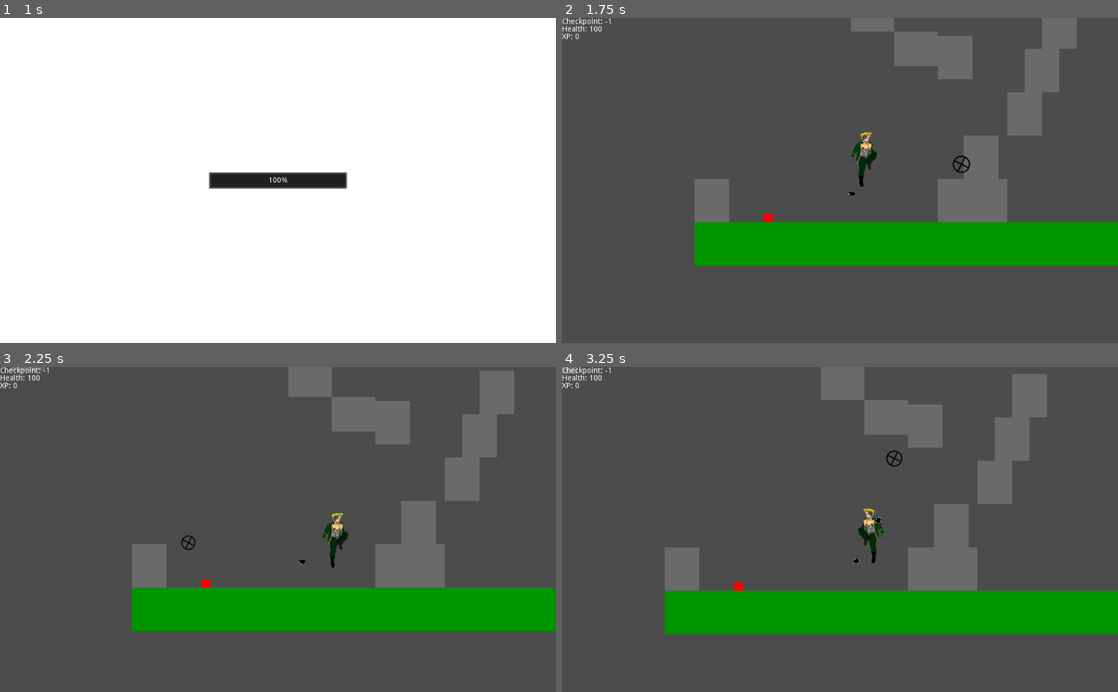
Above: before the commit, frames 1-4 (two rows, left to right).
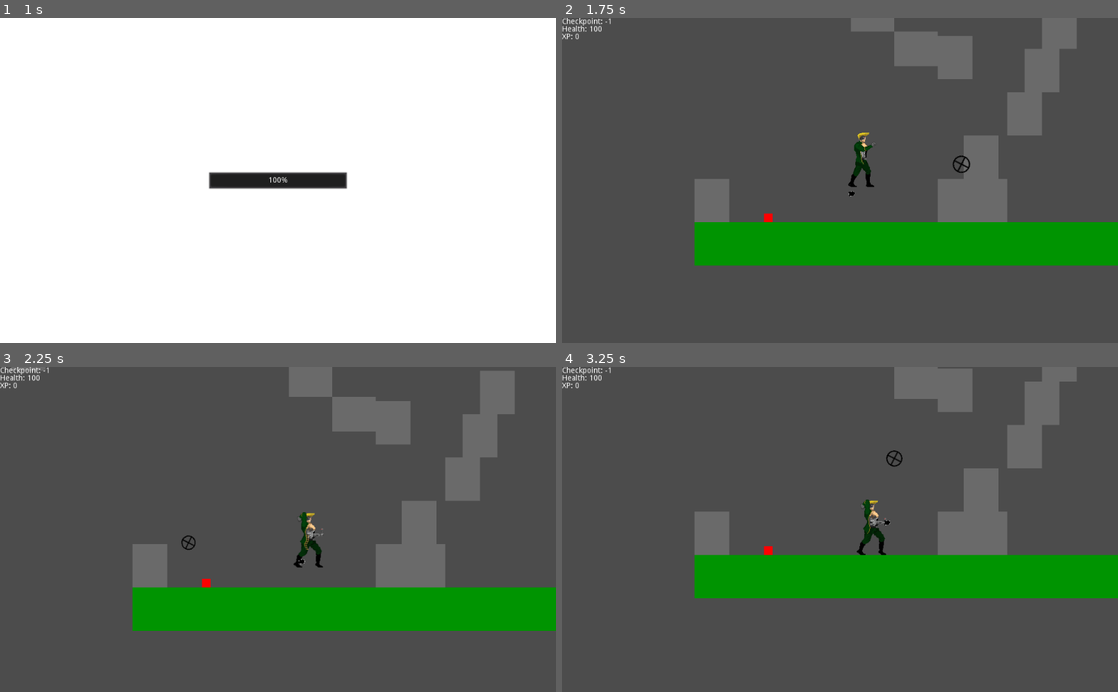
Above: after the commit, the same moments.

Repository: jfdoming/Project-B
Game: Godot game, scene res://scenes/Start.tscn
Two runs of this game, one before a commit and one after it. Both use one fixed random seed, a clock stepped at 60 frames per second and the inputs below.
Inputs (mouse positions are in pixels of both pictures, inside the frame that each line leads up to):
- Up to frame 1 (1 s): click "Start" at 0.5 s
- Up to frame 2 (1.75 s): move the mouse to (962, 164) at 1.27 s; hold Right (ui_right) from 1.28 s (still down); click (962, 164) at 1.35 s; tap Space (ui_select) at 1.52 s; tap F (fire_chest) at 1.55 s
- Up to frame 3 (2.25 s): keep holding Right (ui_right); tap Space (ui_select) at 1.82 s; move the mouse to (166, 545) at 2.02 s; tap F (fire_chest) at 2.1 s
- Up to frame 4 (3.25 s): tap Space (ui_select) at 2.27, 2.3, 2.57, 2.85 s; move the mouse to (895, 458) at 2.77 s; release Right (ui_right) at 2.78 s; hold Left (ui_left) from 2.78 s (still down); click (895, 458) at 3.05 s

Frame 1 is identical in both runs. In frame 2, 0.4% of the frame differs, in the area x 51-57%, y 35-55%; in frame 3, 0.7%; in frame 4, 27%, in the area x 0-100%, y 0-83%.

Commit message:
Add new chest firing animation (weapon does not work yet)

Diff:
--- a/Player.gd
+++ b/Player.gd
@@ -34,6 +34,7 @@
 var jumping = false
 var just_jumped = false
 var smashing = false
+var firing_chest = false
 var health = max_health
 var active_damage = 0
 var invulnerable = false
@@ -74,12 +75,15 @@
 	anim.play()
 
 func calculate_velocity(delta):
-	var right = may_move and Input.is_action_pressed('ui_right')
-	var left = may_move and Input.is_action_pressed('ui_left')
-	var jump = may_move and (Input.is_action_just_pressed('ui_select') or Input.is_action_just_pressed('ui_up'))
-	var crouch = may_move and Input.is_action_pressed('ui_down')
-	var fire = may_move and Input.is_action_just_pressed("fire")
-	var chest_fire = may_move and Input.is_action_just_pressed("fire_chest")
+	var fire_chest = may_move and Input.is_action_just_pressed("fire_chest")
+	firing_chest = firing_chest or fire_chest
+
+	var freeze = (not may_move) or firing_chest
+	var right = not freeze and Input.is_action_pressed('ui_right')
+	var left = not freeze and Input.is_action_pressed('ui_left')
+	var jump = not freeze and (Input.is_action_just_pressed('ui_select') or Input.is_action_just_pressed('ui_up'))
+	var crouch = not freeze and Input.is_action_pressed('ui_down')
+	var fire = not freeze and Input.is_action_just_pressed("fire")
 	var walking = left != right
 
 	if fire:
@@ -121,16 +125,17 @@
 		velocity.x = 0
 		velocity.y = 0
 
-	if chest_fire:
+	if fire_chest:
 		_show_anim($FireChestAnimation)
-	elif crouch:
-		_show_anim($CrouchAnimation)
-	elif jumping:
-		_show_anim($JumpAnimation)
-	elif walking:
-		_show_anim($WalkAnimation)
-	else:
-		_show_anim($StandAnimation)
+	elif not freeze:
+		if crouch:
+			_show_anim($CrouchAnimation)
+		elif jumping:
+			_show_anim($JumpAnimation)
+		elif walking:
+			_show_anim($WalkAnimation)
+		else:
+			_show_anim($StandAnimation)
 
 func _physics_process(delta):
 	calculate_velocity(delta)
@@ -241,3 +246,7 @@
 	max_health = data.max_health
 
 	respawn()
+
+
+func _on_FireChestAnimation_animation_finished():
+	firing_chest = false
--- a/Player.tscn
+++ b/Player.tscn
@@ -237,7 +237,7 @@
 [sub_resource type="SpriteFrames" id=52]
 animations = [ {
 "frames": [ SubResource( 23 ), SubResource( 24 ), SubResource( 25 ), SubResource( 26 ), SubResource( 27 ), SubResource( …(445 unchanged characters)…
-"loop": true,
+"loop": false,
 "name": "default",
 "speed": 15.0
 } ]
@@ -279,6 +279,7 @@
 wait_time = 0.1
 
 [node name="StandAnimation" type="AnimatedSprite" parent="."]
+visible = false
 position = Vector2( 0, -8 )
 scale = Vector2( 2, 2 )
 frames = SubResource( 4 )
@@ -302,6 +303,7 @@
 frames = SubResource( 22 )
 
 [node name="FireChestAnimation" type="AnimatedSprite" parent="."]
+visible = false
 position = Vector2( 0, -27 )
 scale = Vector2( 2, 2 )
 frames = SubResource( 52 )
@@ -319,3 +321,4 @@
 [connection signal="animation_finished" from="Smash" to="Smash" method="_on_Smash_animation_finished"]
 [connection signal="timeout" from="InvulnTimer" to="." method="_on_InvulnTimer_timeout"]
 [connection signal="timeout" from="InvulnFlickerTimer" to="." method="_on_InvulnFlickerTimer_timeout"]
+[connection signal="animation_finished" from="FireChestAnimation" to="." method="_on_FireChestAnimation_animation_finished"]
